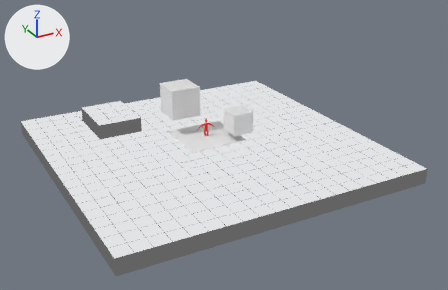
The Blender file tools/scene.blend as it was, and as the next commit left it.
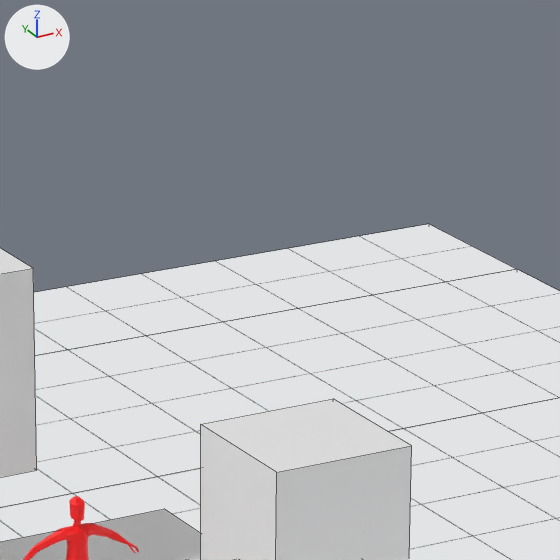
The first picture shows the older version from a camera (50 mm lens) standing at (-17.3, -33.9, 16.5) and looking at (0.3, -1.8, 0.5). The close-ups show both versions on the part from 44% to 61% of the width and 17% to 44% of the height of that picture; other places that the commit changed are outside them. The axes (+X, +Y, +Z) are drawn at upper left. The lights are the same throughout. The close-ups show mesh edges as thin lines.

The scene before the commit, as lines of its bpy script (objects in view):
```python
me_cube_002 = bpy.data.meshes.new('Cube.002')
me_cube_002.from_pydata(...)  # a box spanning x -1.97..0.03, y 0.87..2.87, z 1.67..3.67
me_env = bpy.data.meshes.new('env')
me_env.from_pydata(...)  # 36 vertices, 34 faces; spans x -10.0..10.0, y -10.0..10.0, z -1.0..1.0
me_env.materials.append(mat_blockout)
me_plane = bpy.data.meshes.new('Plane')
me_plane.from_pydata([(-2.0, -2.0, 0.52), (2.0, -2.0, 0.52), (-2.0, 2.0, 0.52), (2.0, 2.0, 0.52)], [], [(0, 1, 3, 2)])
ob_cube_002 = bpy.data.objects.new('Cube.002', me_cube_002)
ob_cube_002.location = (0.0, 0.0, 0.0)
ob_env = bpy.data.objects.new('env', me_env)
ob_env.location = (0.0, 0.0, 0.0)
ob_plane = bpy.data.objects.new('Plane', me_plane)
ob_plane.location = (0.0, 0.0, 0.0)
# also in view: 'Cube.003' at (1.8, -1.1, 1.6); 'Player' at (0.0, 0.0, 0.9)
```
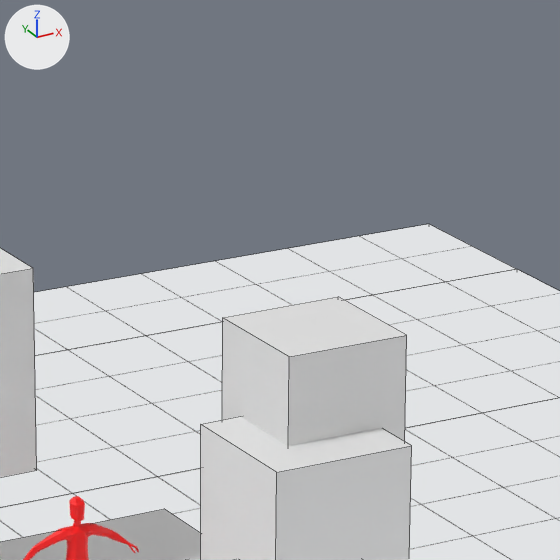
The edits, one by one:
Mesh me_cube_004 is new.
It is a box spanning x 1.536..2.781, y -1.263..-0.019, z 1.962..3.206.
Object 'Cube_C' (ob_cube_c) is new; it shows me_cube_004.
Its location is (0.0, 0.0, 0.0).

Boxes (x1, y1, x2, y2) around the edits, measured in the close-ups (560 x 560 px):
'Cube_C', added
    after: (222, 297, 407, 446)
